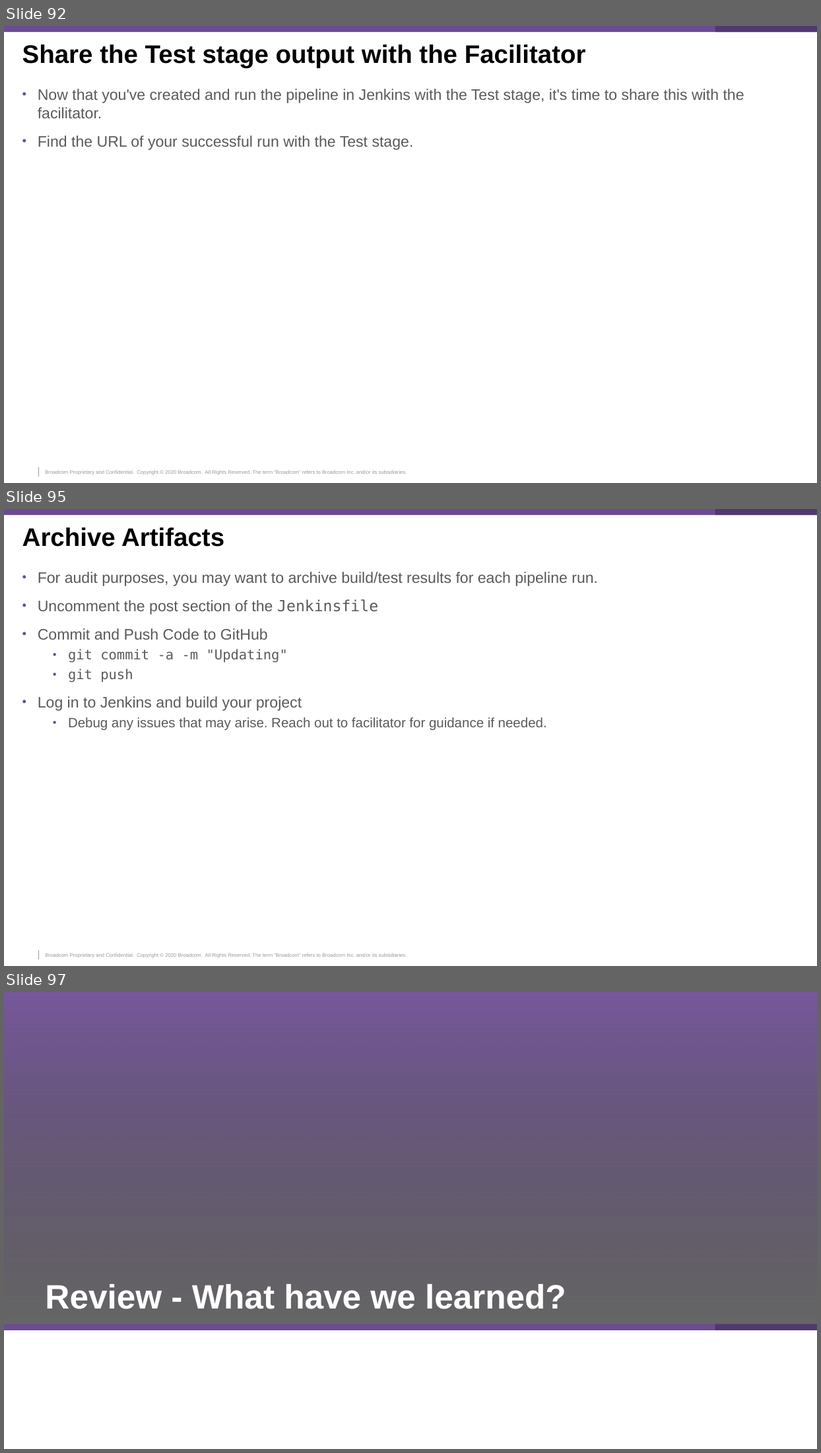
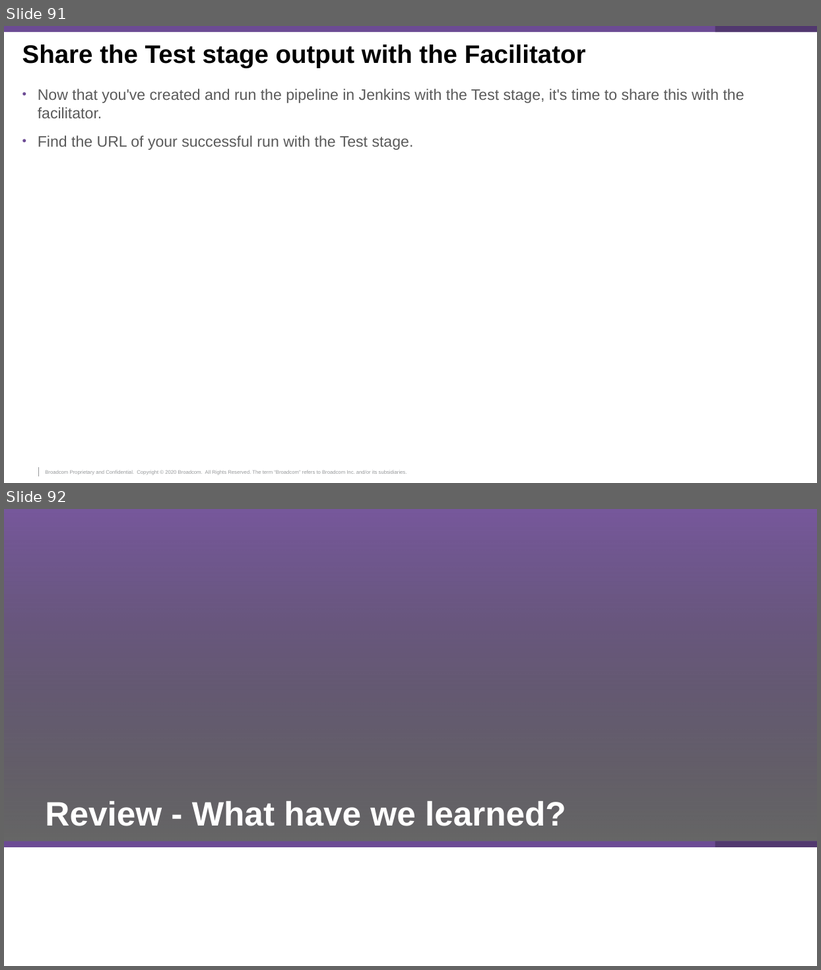
Before and after one commit to McQuitty-Broadcom/Zowe-DevOps-Example, a slide deck: .workshop/DevOps-Workshop.pptx. Shown one above the other, each under a label of ours: slides 92, 95 and 97 before the commit, slides 91 and 92 after it; the slides between them are not shown. The pictures are 821x1453 and 821x970 pixels, drawn with LibreOffice and Linux fonts; fonts in the diff are those of the drawing; background and template pictures are left out. Boxes give left, top, right and bottom in pixels: in the first picture for what was removed or moved away, otherwise in the second. Text is boxed around its words. In the diff, an @@ line names an element or a change of style, - is before the commit and + after.

```diff
--- a/.workshop/DevOps-Workshop.pptx
+++ b/.workshop/DevOps-Workshop.pptx
@@ slide 95 removed at box(4, 509, 817, 966), background #FFFFFF; not listed: 4 template elements that a slide beside it also shows @@
@@ title removed at box(22, 527, 224, 547) @@
-Archive Artifacts
@@ text removed at box(38, 572, 598, 731) @@
-• For audit purposes, you may want to archive build/test results for each pipeline run.
-• Uncomment the post section of the Jenkinsfile
-• Commit and Push Code to GitHub
-  • git commit -a -m "Updating"
-  • git push
-• Log in to Jenkins and build your project
-  • Debug any issues that may arise. Reach out to facilitator for guidance if needed.
@@ what was slide 92 is now slide 91 @@
@@ what was slide 97 is now slide 92 @@
```
Also in this commit, not shown: 5 slides changed, 4 other slides removed, 1 other file.
